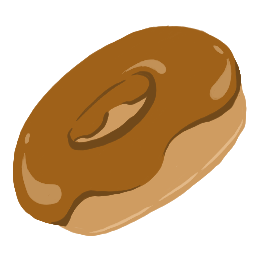
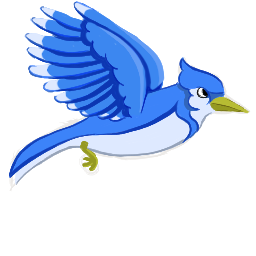
Before/after of a 256 x 256 layered artwork. What changed in the layer stack:
showed group "Bird" (20 layers) over [9, 1, 251, 236]
added group "BIRD_WIJNG" with 4 layers in group "Bird" over [9, 1, 224, 178]
added layer "Layer 29" in group "BIRD_WIJNG" over [9, 58, 224, 178]
added layer "Wing_1" (multiply) in group "BIRD_WIJNG" over [24, 1, 164, 122]
added layer "Layer 28" in group "BIRD_WIJNG" over [25, 1, 165, 121]
added layer "Layer 27" in group "BIRD_WIJNG" over [25, 1, 163, 119]
added group "BIRD_BODY" with 8 layers in group "Bird" over [9, 57, 251, 192]
added layer "Layer 21" in group "BIRD_BODY" over [196, 84, 216, 99]
added layer "Layer 19" in group "BIRD_BODY" over [9, 57, 225, 178]
added layer "Layer 26" in group "BIRD_BODY" over [212, 97, 244, 112]
added layer "Layer 23" in group "BIRD_BODY" over [83, 96, 250, 171]
added layer "Layer 24" in group "BIRD_BODY" over [80, 102, 244, 172]
added layer "Layer 20" in group "BIRD_BODY" over [14, 87, 216, 185]
added layer "Layer 22" in group "BIRD_BODY" over [198, 87, 207, 98]
renamed "Layer 8" to "Body", opacity 100% → 40%, moved it into group "BIRD_BODY", painted on it over [9, 33, 251, 207]
hid group "Donut" (7 layers) over [13, 25, 247, 236]
